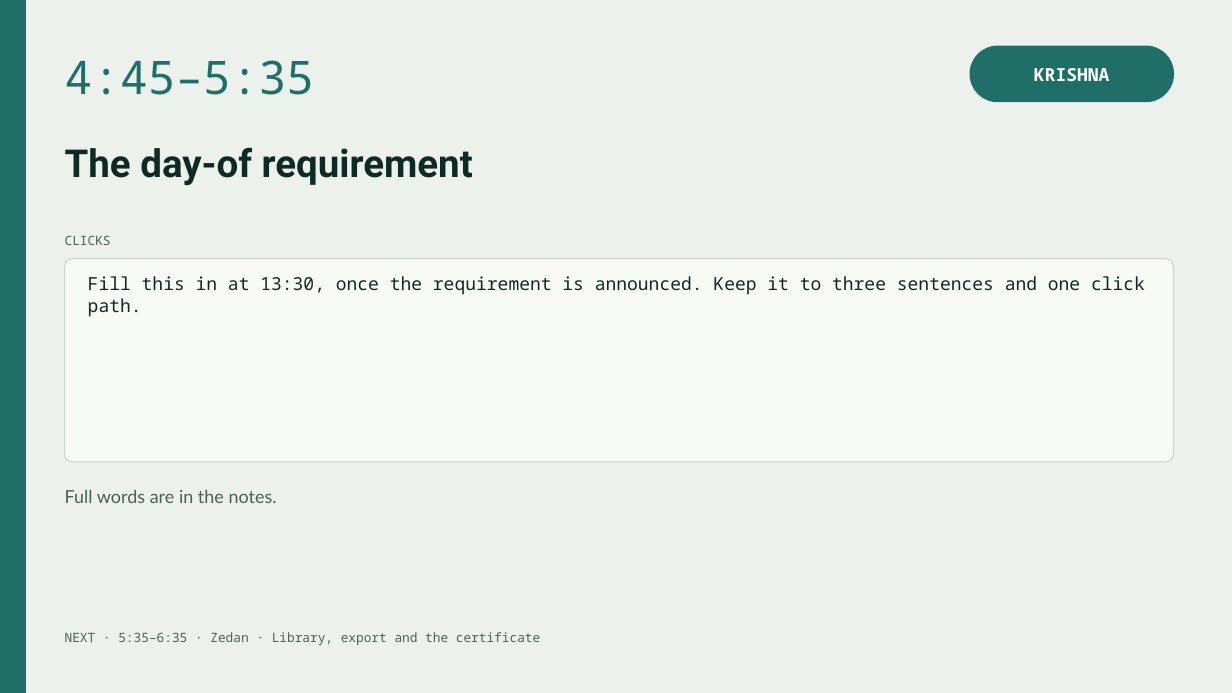
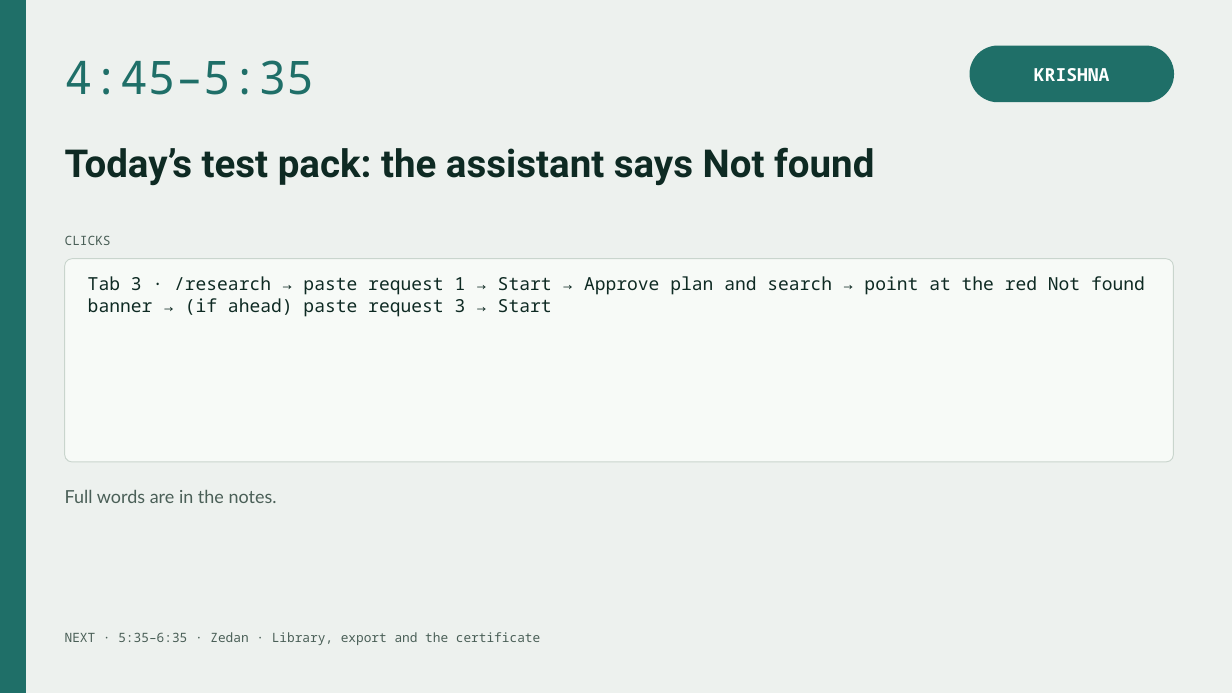
Before and after one commit to krish2105/veracite, a slide deck: slide 7 of submissions/phase2/Team7_Demo_Presenter.pptx. Drawn at 1232x693 pixels with LibreOffice and Linux fonts; fonts in the diff are those of the drawing. Boxes give left, top, right and bottom in pixels: in the first picture for what was removed or moved away, otherwise in the second. Text is boxed around its words. In the diff, an @@ line names an element or a change of style, - is before the commit and + after.

Commit message:
K61: Phase 2 documents: script, demo inputs with the test pack, prompt log for the form

```diff
--- a/submissions/phase2/Team7_Demo_Presenter.pptx
+++ b/submissions/phase2/Team7_Demo_Presenter.pptx
@@ text at (65, 147, 874, 186): text changed @@
-The day-of requirement
+Today’s test pack: the assistant says Not found
@@ text at (88, 276, 1145, 317): text changed @@
-Fill this in at 13:30, once the requirement is announced. Keep it to three sentences and one click path.
+Tab 3 · /research → paste request 1 → Start → Approve plan and search → point at the red Not found banner → (if ahead) paste request 3 → Start
```
Also in this commit, not shown: 4 other slides changed, 11 other files.
